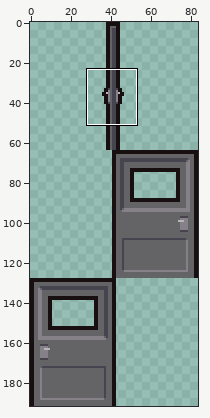
Sprite sheet: Assets/Game/Sprites/Characters/doors.png. The picture above shows the old version from afar; the outline marks the close-up.
Close-up. Earlier state:
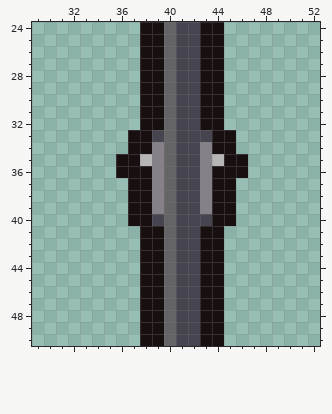
The file is 84x192 pixels. Shown: x 29..52, y 24..50. The commit also changed other parts of the picture, which this record leaves out.
And afterwards:
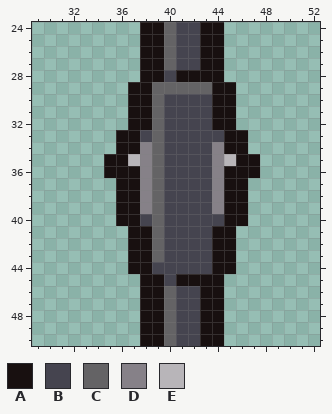
Palette (. is transparent): A #181010  B #45444f  C #646365  D #868188  E #b8b5b9
Change:
y 28: x 40..42 CBB -> BAA
y 29: x 37 . -> A; x 39 A -> C; x 41..43 BBA -> CCC; x 45 . -> A
y 30..32: x 37 . -> A; x 39..40 AC -> CB; x 43 A -> B; x 45 . -> A
y 33: x 36 . -> A; x 38..40 ABC -> BCB; x 44 A -> B; x 46 . -> A
y 34: x 36 . -> A; x 38..40 ADC -> DCB; x 43..44 DA -> BD; x 46 . -> A
y 35: x 35 . -> A; x 37..40 AEDC -> EDCB; x 43..45 DEA -> BDE; x 47 . -> A
y 36: x 35 . -> A; x 38..40 ADC -> DCB; x 43..44 DA -> BD; x 47 . -> A
y 37..39: x 36 . -> A; x 38..40 ADC -> DCB; x 43..44 DA -> BD; x 46 . -> A
y 40: x 36 . -> A; x 38..40 ABC -> BCB; x 44 A -> B; x 46 . -> A
y 41..43: x 37 . -> A; x 39..40 AC -> CB; x 43 A -> B; x 45 . -> A
y 44: x 37 . -> A; x 39..40 AC -> BB; x 43 A -> B; x 45 . -> A
y 45: x 40..42 CBB -> BAA
Boxes around the changes in both close-ups, in picture pixels (x1, y1, x2, y2):
changed: (104, 70, 260, 286)
